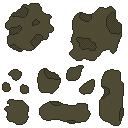
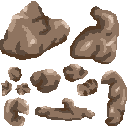
Layers edited between the first and the second 128px x 128px image:
added layer "Layer 28" above "Layer 1" over [0, 1, 127, 126]
hid "Layer 1" over [2, 3, 124, 126]
hid "Layer 20" over [3, 4, 123, 125]
hid "Layer 19" over [39, 12, 123, 123]
